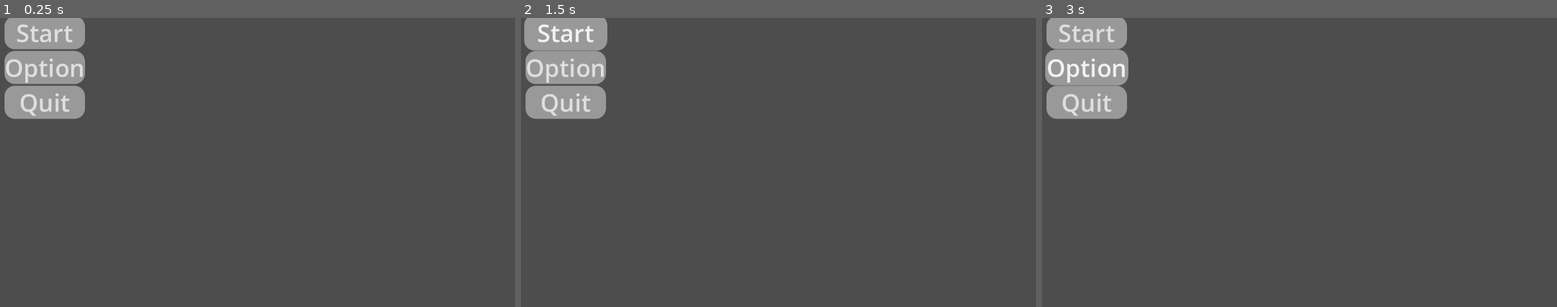
Above: before the commit, frames 1-3 (left to right).
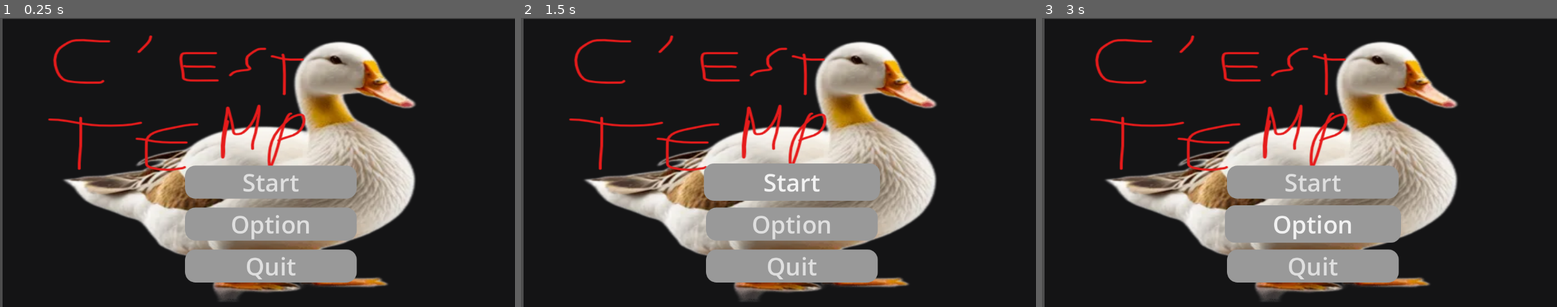
Above: after the commit, the same moments.

Repository: Jishuashi/GGJ2026-Roomask
Game: Godot game, scene res://Scenes/main_menu.tscn
Same seed, same stepped clock (60 frames per second), same inputs: the game is played once before the commit and once after it. This scene is started directly instead of the project's main scene.
Inputs:
- Up to frame 1 (0.25 s): no input
- Up to frame 2 (1.5 s): click "Start" at 0.5 s; click "Start" at 1.25 s
- Up to frame 3 (3 s): click "Start" at 2 s; click "Option" at 2.75 s

The runs differ from the first frame. In frame 1, 99% of the frame differs, in the area x 0-100%, y 0-100%; in frame 2, 99%; in frame 3, 99%.

Commit message:
finish the base of the main menu

Diff:
--- a/Scenes/main_menu.tscn
+++ b/Scenes/main_menu.tscn
@@ -1,4 +1,9 @@
 [gd_scene format=3 uid="uid://crs8bohrb6wxm"]
+
+[ext_resource type="Texture2D" uid="uid://r81prq155wgp" path="res://Assets/menu temp.png" id="1_28flt"]
+
+[sub_resource type="StyleBoxTexture" id="StyleBoxTexture_28flt"]
+texture = ExtResource("1_28flt")
 
 [sub_resource type="StyleBoxFlat" id="StyleBoxFlat_erv1k"]
 corner_radius_top_left = 23
@@ -12,32 +17,54 @@
 corner_radius_top_right = 23
 corner_radius_bottom_right = 23
 corner_radius_bottom_left = 23
-expand_margin_left = 3.0
-expand_margin_top = 3.0
-expand_margin_right = 3.0
-expand_margin_bottom = 3.0
+expand_margin_left = 5.0
+expand_margin_top = 5.0
+expand_margin_right = 5.0
+expand_margin_bottom = 5.0
 
 [node name="MainMenu" type="Control" unique_id=874469002]
 layout_mode = 3
+anchors_preset = 8
+anchor_left = 0.5
+anchor_top = 0.5
+anchor_right = 0.5
+anchor_bottom = 0.5
+offset_left = -83.0
+grow_horizontal = 2
+grow_vertical = 2
+
+[node name="Panel" type="Panel" parent="." unique_id=480644913]
+layout_mode = 1
 anchors_preset = 15
 anchor_right = 1.0
 anchor_bottom = 1.0
-offset_left = 10.0
-offset_top = -4.0
-offset_right = 10.0
-offset_bottom = -4.0
+offset_left = -487.0
+offset_top = -322.0
+offset_right = 577.0
+offset_bottom = 326.0
 grow_horizontal = 2
 grow_vertical = 2
+theme_override_styles/panel = SubResource("StyleBoxTexture_28flt")
 
 [node name="VBoxContainer" type="VBoxContainer" parent="." unique_id=1179484462]
-layout_mode = 0
-offset_right = 40.0
-offset_bottom = 40.0
+layout_mode = 1
+anchors_preset = 14
+anchor_top = 0.5
+anchor_right = 1.0
+anchor_bottom = 0.5
+offset_left = -79.0
+offset_top = 7.0
+offset_right = 222.0
+offset_bottom = 297.0
+grow_horizontal = 2
+grow_vertical = 2
+theme_override_constants/separation = 20
 
 [node name="Button" type="Button" parent="VBoxContainer" unique_id=426566065]
 layout_mode = 2
 theme_override_font_sizes/font_size = 54
 theme_override_styles/normal = SubResource("StyleBoxFlat_erv1k")
+theme_override_styles/pressed = SubResource("StyleBoxFlat_28flt")
 theme_override_styles/hover = SubResource("StyleBoxFlat_28flt")
 text = "Start"
 
@@ -45,6 +72,7 @@
 layout_mode = 2
 theme_override_font_sizes/font_size = 54
 theme_override_styles/normal = SubResource("StyleBoxFlat_erv1k")
+theme_override_styles/pressed = SubResource("StyleBoxFlat_28flt")
 theme_override_styles/hover = SubResource("StyleBoxFlat_28flt")
 text = "Option"
 
@@ -52,6 +80,7 @@
 layout_mode = 2
 theme_override_font_sizes/font_size = 54
 theme_override_styles/normal = SubResource("StyleBoxFlat_erv1k")
+theme_override_styles/pressed = SubResource("StyleBoxFlat_28flt")
 theme_override_styles/hover = SubResource("StyleBoxFlat_28flt")
 text = "Quit
 "
Binary file added: Assets/SuperMario256.ttf
Not shown, added: Assets/SuperMario256.ttf.import
